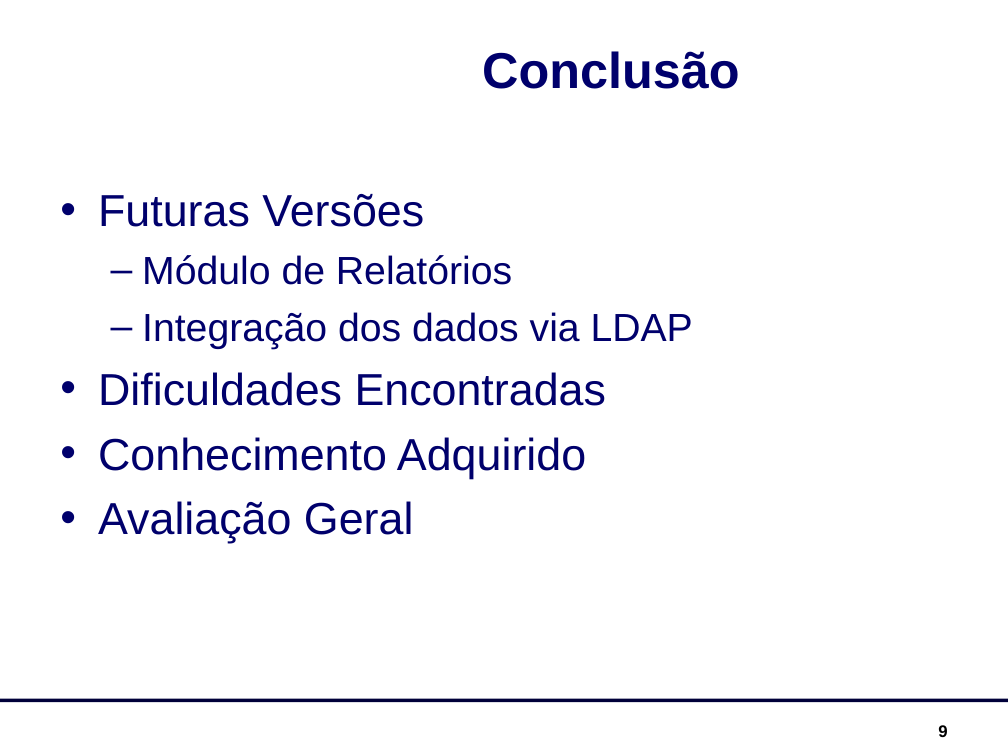
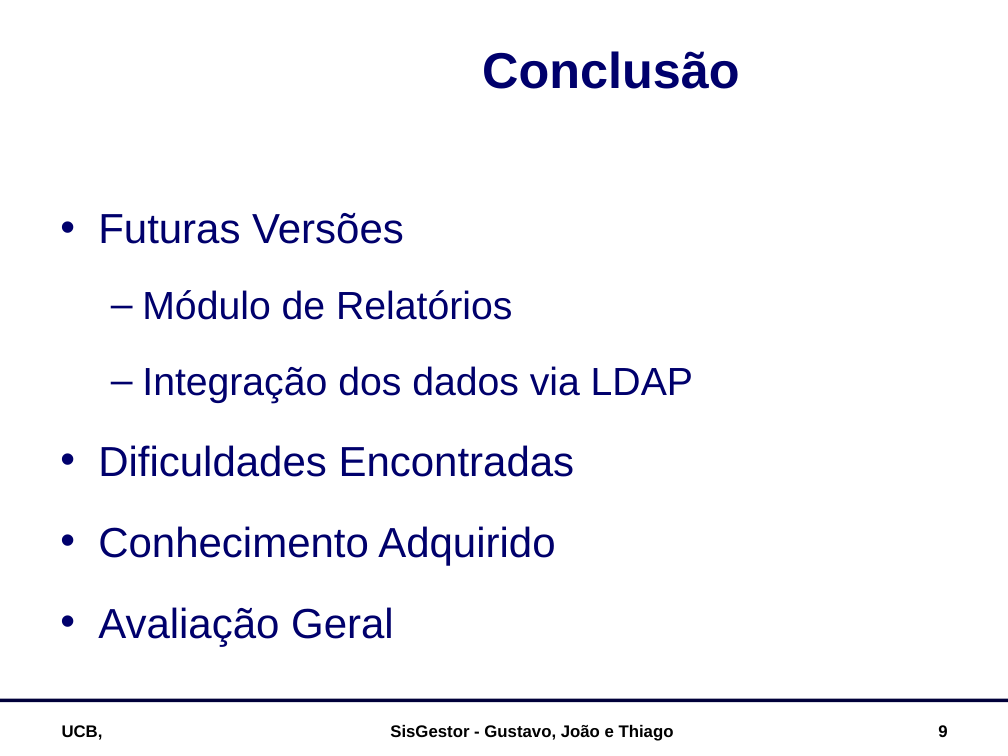
Before and after one commit to luciahsp/sisgestor, a slide deck: slide 9 of documentacao/SisGestor_Apresentação.ppt. Drawn at 1008x756 pixels with LibreOffice and Linux fonts; fonts in the diff are those of the drawing; background and template pictures are left out. Boxes give left, top, right and bottom in pixels: in the first picture for what was removed or moved away, otherwise in the second. Text is boxed around its words. In the diff, an @@ line names an element or a change of style, - is before the commit and + after.

```diff
--- a/documentacao/SisGestor_Apresentação.ppt
+++ b/documentacao/SisGestor_Apresentação.ppt
@@ text "Futuras Versões" at box(98, 213, 693, 646): size 32 to 30 pt in "Futuras Versões", "Dificuldades Encontradas", "Conhecimento Adquirido", "Avaliação Geral"; line spacing 1 to 1.4 @@
@@ text added at box(62, 725, 103, 740), 12 pt, text #000000, bold @@
+UCB,
@@ text added at box(390, 725, 674, 741), 12 pt, text #000000, bold @@
+SisGestor - Gustavo, João e Thiago
```
Also in this commit, not shown: 6 other slides changed, 3 slides added, 3 slides removed, 1 other file.
